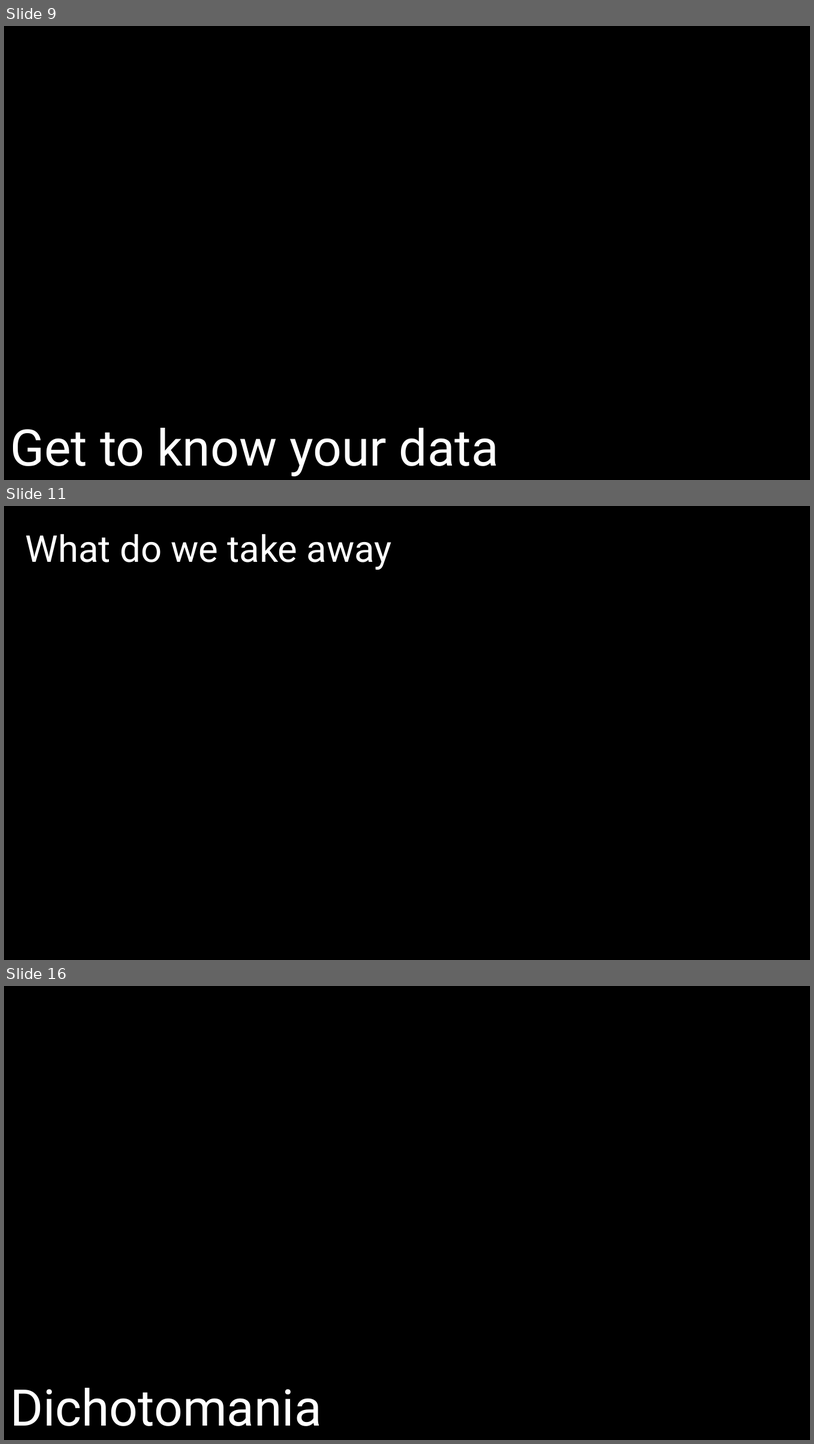
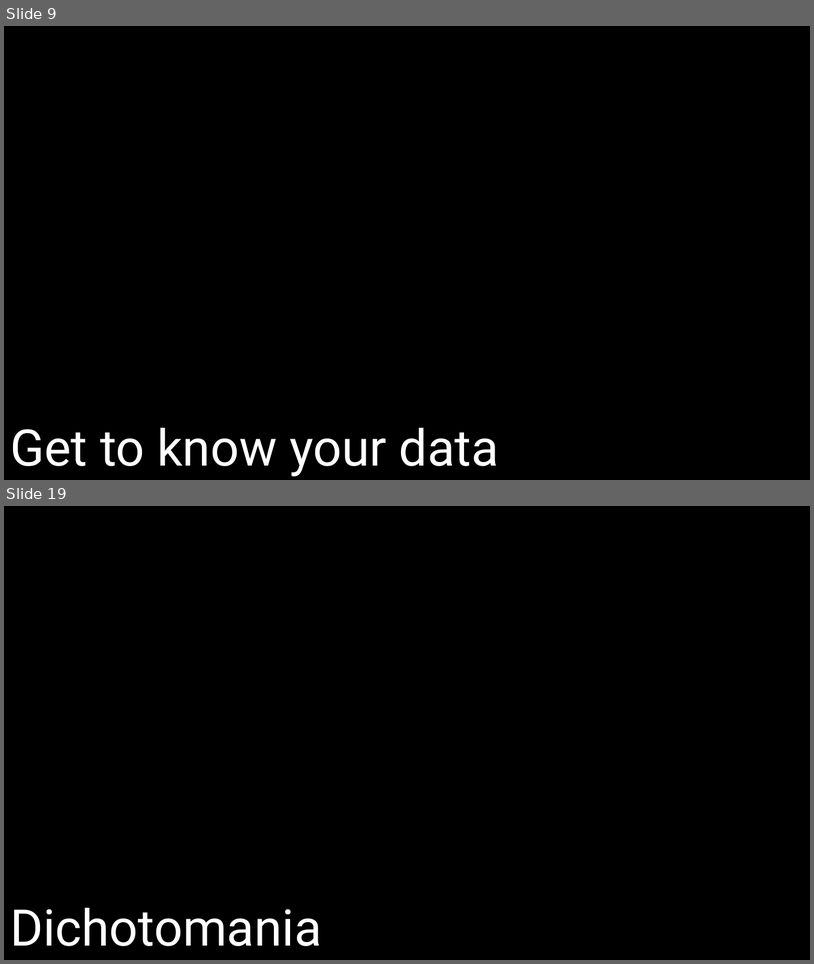
Before and after one commit to DeonRoos/stats-for-biologists, a slide deck: Lecture 7 - Cat LM/slides/LM with cat.pptx. Shown one above the other, each under a label of ours: slides 9, 11 and 16 before the commit, slides 9 and 19 after it; the slides between them are not shown. The pictures are 814x1444 and 814x964 pixels, drawn with LibreOffice and Linux fonts; fonts in the diff are those of the drawing. Boxes give left, top, right and bottom in pixels: in the first picture for what was removed or moved away, otherwise in the second. Text is boxed around its words. In the diff, an @@ line names an element or a change of style, - is before the commit and + after.

```diff
--- a/Lecture 7 - Cat LM/slides/LM with cat.pptx
+++ b/Lecture 7 - Cat LM/slides/LM with cat.pptx
@@ slide 11 removed at <box>4,506,810,960</box>, background #000000 @@
@@ title removed at <box>26,534,392,570</box> @@
-What do we take away
@@ what was slide 16 is now slide 19 @@
```
Also in this commit, not shown: 4 slides changed, 7 slides added, 3 other slides removed, 10 other files.
